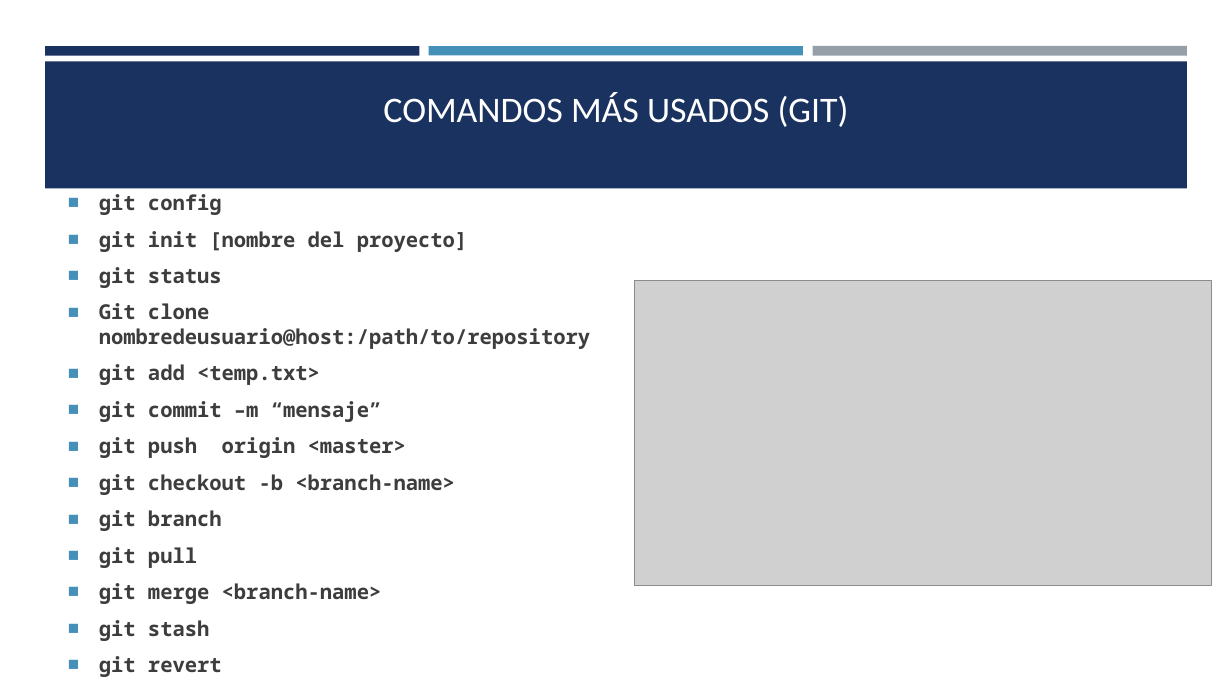
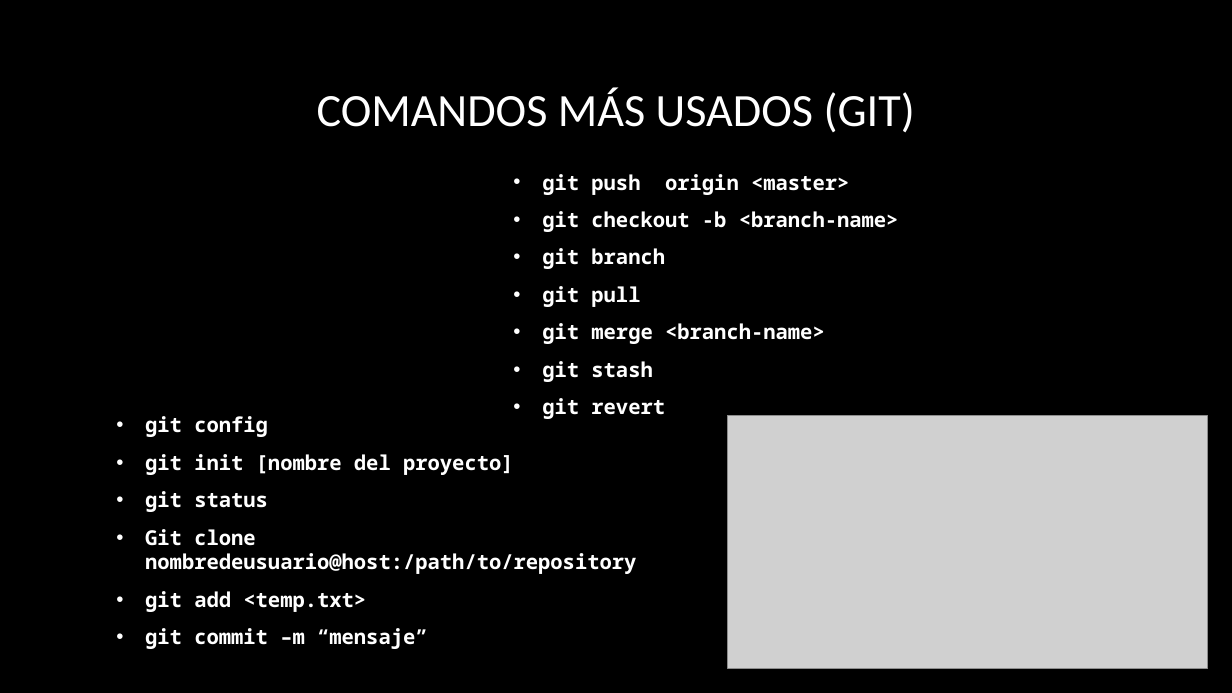
Before and after one commit to Leonelgtzl/Exposicion-FRONT-END, a slide deck: slide 6 of EXPO-FS1A-TEMA1-NF.pptx. Drawn at 1232x693 pixels with LibreOffice and Linux fonts; fonts in the diff are those of the drawing; grey boxes stand for pictures; background and template pictures are left out. Boxes give left, top, right and bottom in pixels: in the first picture for what was removed or moved away, otherwise in the second. Text is boxed around its words. In the diff, an @@ line names an element or a change of style, - is before the commit and + after.

```diff
--- a/EXPO-FS1A-TEMA1-NF.pptx
+++ b/EXPO-FS1A-TEMA1-NF.pptx
@@ background #FFFFFF to picture (left out) @@
@@ rectangle removed at [45,46,420,55] @@
@@ rectangle removed at [429,46,803,55] @@
@@ rectangle removed at [812,46,1187,56] @@
@@ rectangle removed at [45,61,1188,189] @@
@@ title "COMANDOS MÁS USADOS (GIT)" at [317,88,915,133]: size 28 to 36 pt @@
@@ text added at [542,174,899,419], 16 pt, text #FFFFFF, bold @@
+• git push origin <master>
+• git checkout -b <branch-name>
+• git branch
+• git pull
+• git merge <branch-name>
+• git stash
+• git revert
@@ text "git config": place and size @@
-text "git config" at [99,194,590,677]
+text "git config" at [145,416,636,649]
@@ text "git config" at [145,416,636,649]: text colour #3D3D3D to #FFFFFF; bullet ■ to •; bullet colour #4590B8 to #FFFFFF @@
@@ picture: place and size @@
-picture at [634,281,1212,586]
+picture at [728,416,1208,669]
@@ text at [99,437,455,677]: paragraphs removed @@
-■ git push origin <master>
-■ git checkout -b <branch-name>
-■ git branch
-■ git pull
-■ git merge <branch-name>
-■ git stash
-■ git revert
```
Also in this commit, not shown: 7 other slides changed, 4 slides added, 2 slides removed.
